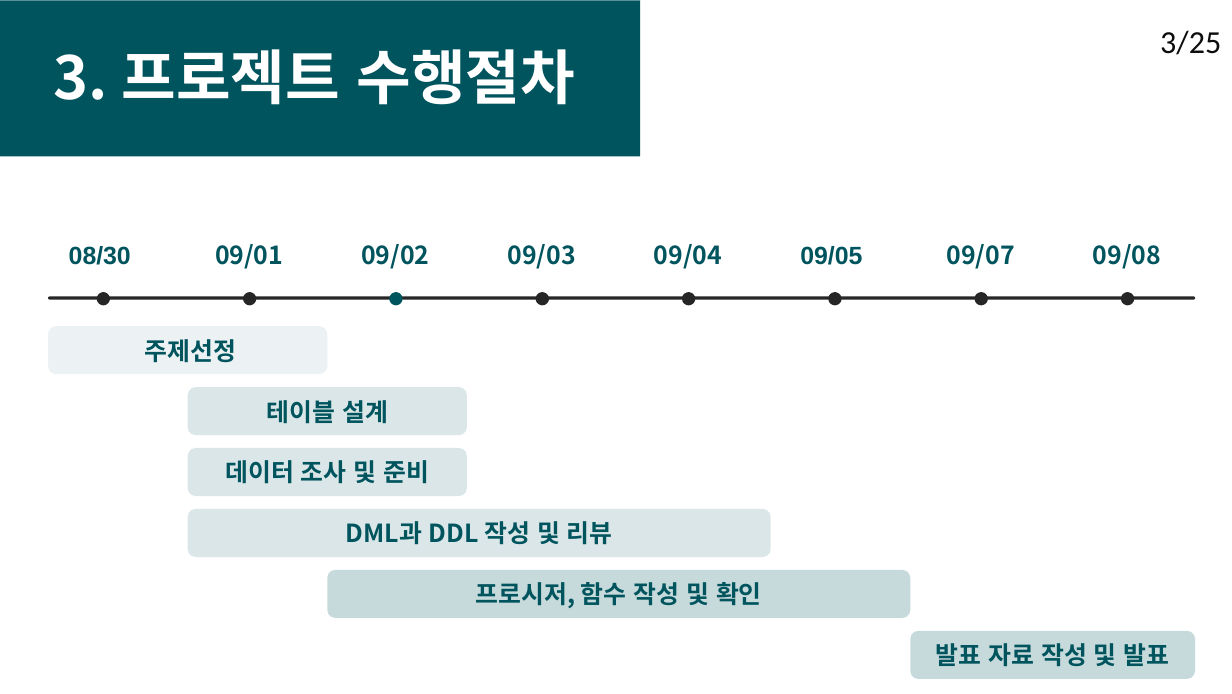
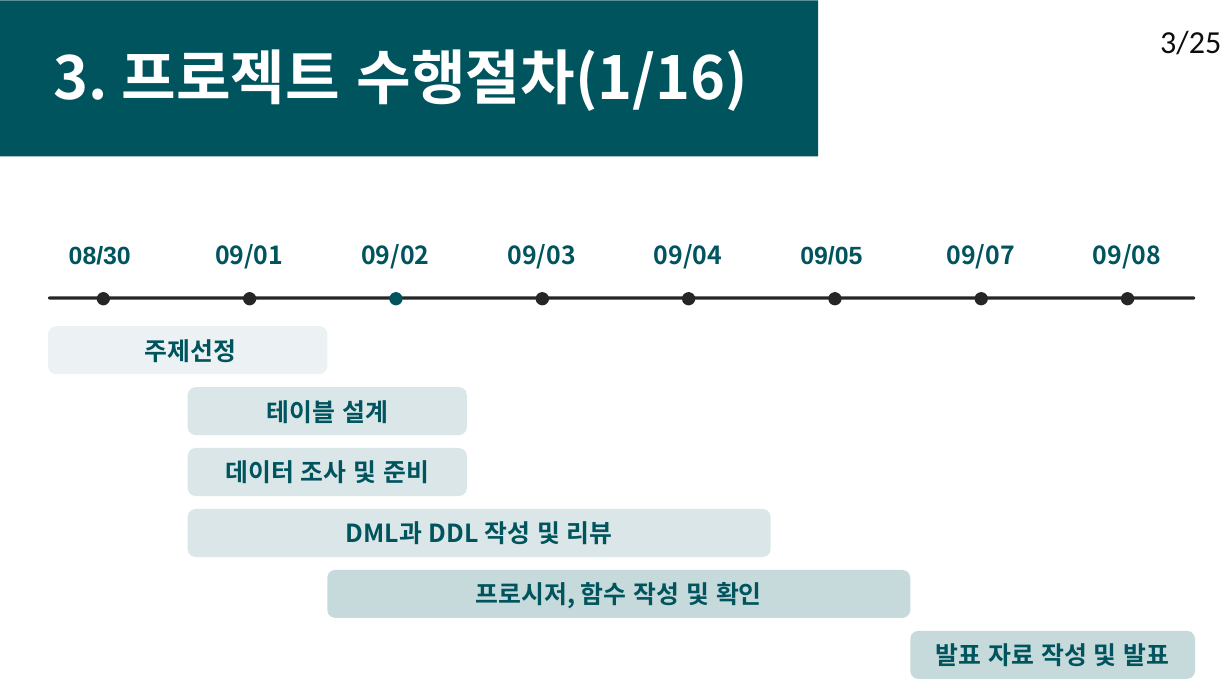
Before and after one commit to DongJoonLeeDJ/AI_305_7_20220627, a slide deck: slide 5 of DB수업/5팀/5조 데이터베이스과제.pptx. Drawn at 1232x694 pixels with LibreOffice and Linux fonts; fonts in the diff are those of the drawing. Boxes give left, top, right and bottom in pixels: in the first picture for what was removed or moved away, otherwise in the second. Text is boxed around its words. In the diff, an @@ line names an element or a change of style, - is before the commit and + after.

```diff
--- a/DB수업/5팀/5조 데이터베이스과제.pptx
+++ b/DB수업/5팀/5조 데이터베이스과제.pptx
@@ rectangle: place and size @@
-rectangle at box(0, 1, 640, 156)
+rectangle at box(0, 1, 818, 156)
@@ text at box(54, 49, 748, 111): text changed @@
-3. 프로젝트 수행절차
+3. 프로젝트 수행절차(1/16)
```
Also in this commit, not shown: 15 other slides changed, 1 other file.
